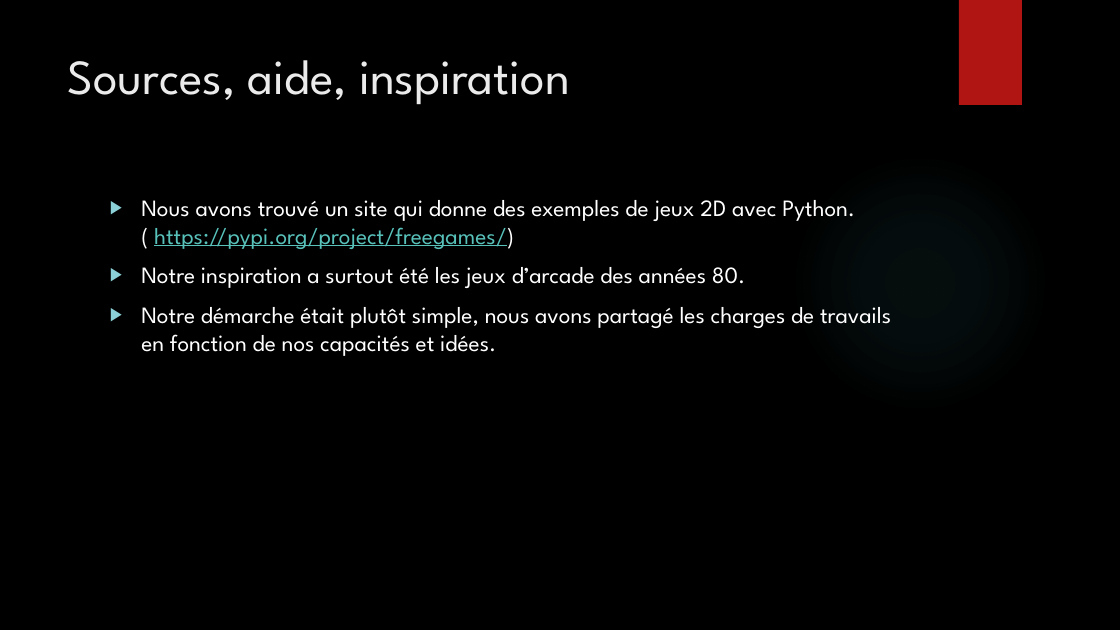
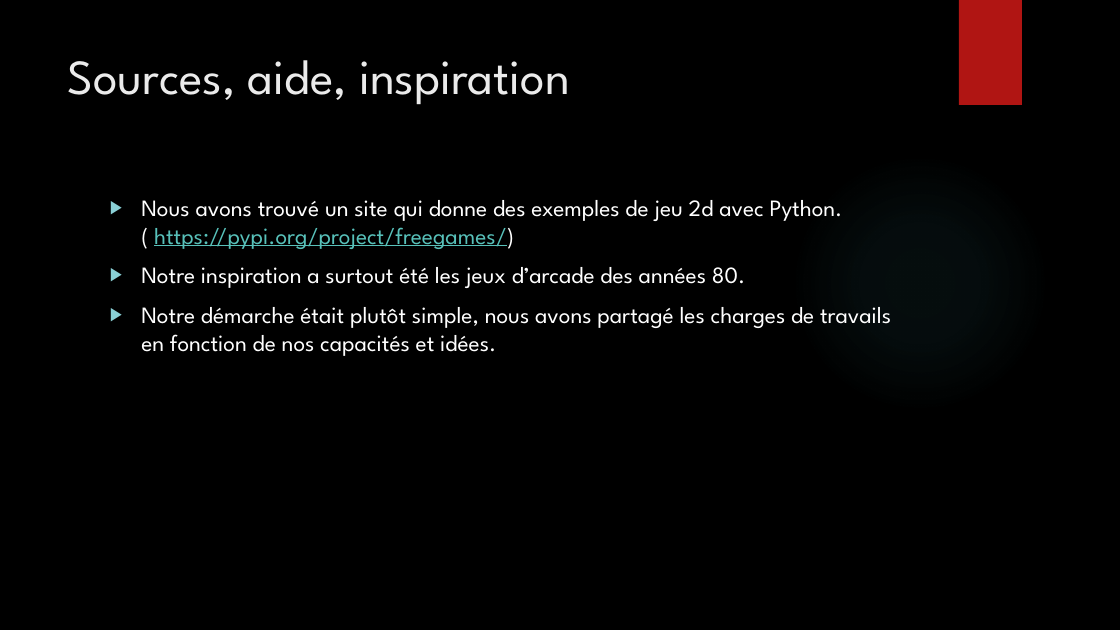
Before and after one commit to Bugnon/oc-2021, a slide deck: slide 3 of src/projet/projet3/Powerpoint_pacman.pptx. Drawn at 1120x630 pixels with LibreOffice and Linux fonts; fonts in the diff are those of the drawing; background and template pictures are left out. Boxes give left, top, right and bottom in pixels: in the first picture for what was removed or moved away, otherwise in the second. Text is boxed around its words. In the diff, an @@ line names an element or a change of style, - is before the commit and + after.

```diff
--- a/src/projet/projet3/Powerpoint_pacman.pptx
+++ b/src/projet/projet3/Powerpoint_pacman.pptx
@@ text at box(141, 200, 843, 249): text changed @@
-▶ Nous avons trouvé un site qui donne des exemples de jeux 2D avec Python. ( https://pypi.org/project/freegames/)
+▶ Nous avons trouvé un site qui donne des exemples de jeu 2d avec Python. ( https://pypi.org/project/freegames/)
```
Also in this commit, not shown: 11 other slides changed, 2 slides added, 2 slides removed, 17 other files.
